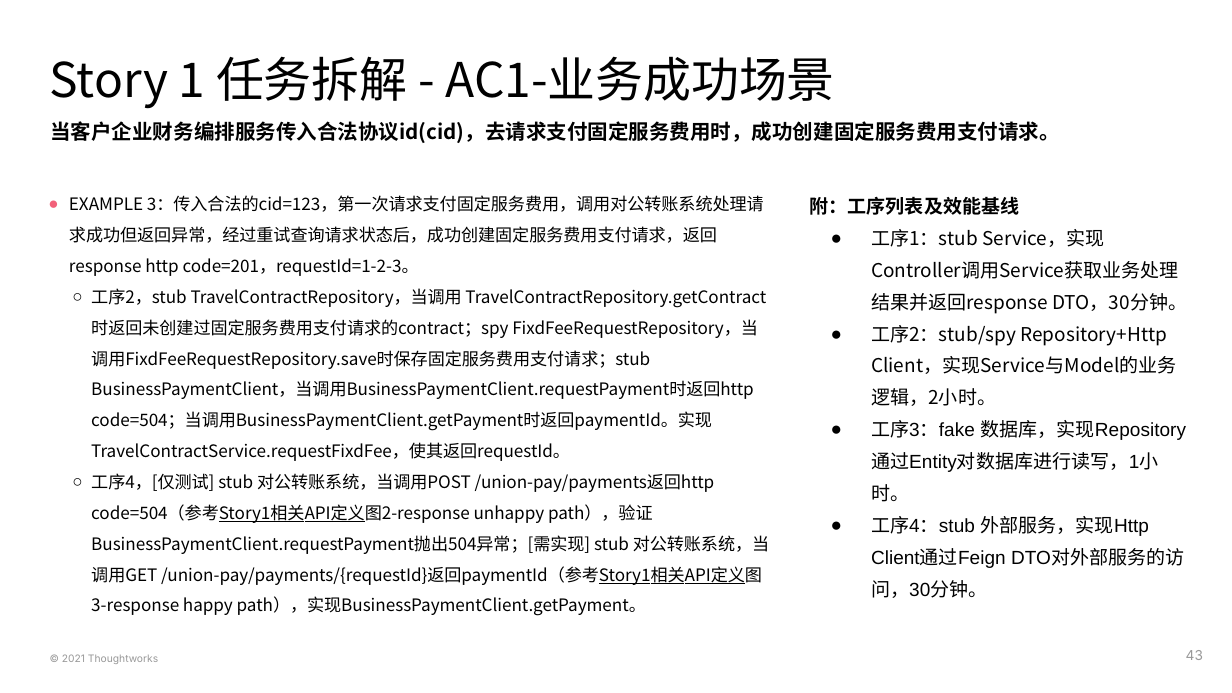
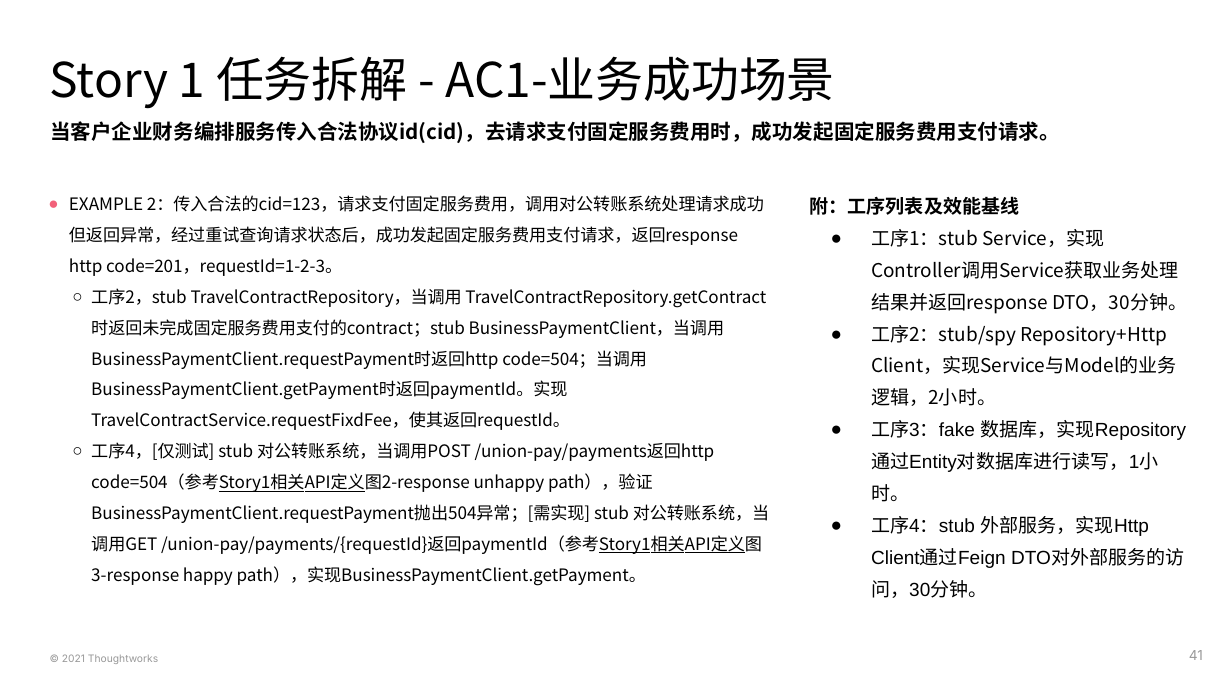
Before and after one commit to deesyx/heima, a slide deck: slide 41 of doc/PS4 黑马考核-项目On-boarding模板-胡炫光.pptx (slide 43 before the commit). Drawn at 1232x693 pixels with LibreOffice and Linux fonts; fonts in the diff are those of the drawing. Boxes give left, top, right and bottom in pixels: in the first picture for what was removed or moved away, otherwise in the second. Text is boxed around its words. In the diff, an @@ line names an element or a change of style, - is before the commit and + after.

Commit message:
refactor: rename fixd to fixed

```diff
--- a/doc/PS4 黑马考核-项目On-boarding模板-胡炫光.pptx
+++ b/doc/PS4 黑马考核-项目On-boarding模板-胡炫光.pptx
@@ subtitle at <box>50,121,1059,143</box>: text changed @@
-当客户企业财务编排服务传入合法协议id(cid)，去请求支付固定服务费用时，成功创建固定服务费用支付请求。
+当客户企业财务编排服务传入合法协议id(cid)，去请求支付固定服务费用时，成功发起固定服务费用支付请求。
@@ text at <box>69,195,766,430</box>: text changed @@
-● EXAMPLE 3：传入合法的cid=123，第一次请求支付固定服务费用，调用对公转账系统处理请求成功但返回异常，经过重试查询请求状态后，成功创建固定服务费用支付请求，返回response http code=201，requestId=1-2-3。
-  ○ 工序2，stub TravelContractRepository，当调用 TravelContractRepository.getContract时返回未创建过固定服务费用支付请求的contract；spy FixdFeeRequestRepository，当调用FixdFeeRequestRepository.save时保存固定服务费用支付请求；stub BusinessPaymentClient，当调用BusinessPaymentClient.requestPayment时返回http code=504；当调用BusinessPaymentClient.getPayment时返回paymentId。实现TravelContractService.requestFixdFee，使其返回requestId。
+● EXAMPLE 2：传入合法的cid=123，请求支付固定服务费用，调用对公转账系统处理请求成功但返回异常，经过重试查询请求状态后，成功发起固定服务费用支付请求，返回response http code=201，requestId=1-2-3。
+  ○ 工序2，stub TravelContractRepository，当调用 TravelContractRepository.getContract时返回未完成固定服务费用支付的contract；stub BusinessPaymentClient，当调用BusinessPaymentClient.requestPayment时返回http code=504；当调用BusinessPaymentClient.getPayment时返回paymentId。实现TravelContractService.requestFixdFee，使其返回requestId。
@@ page number at <box>1189,650,1203,660</box>: text changed @@
-43
+41
```
Also in this commit, not shown: 14 other slides changed, 1 slide removed, 17 other files.
